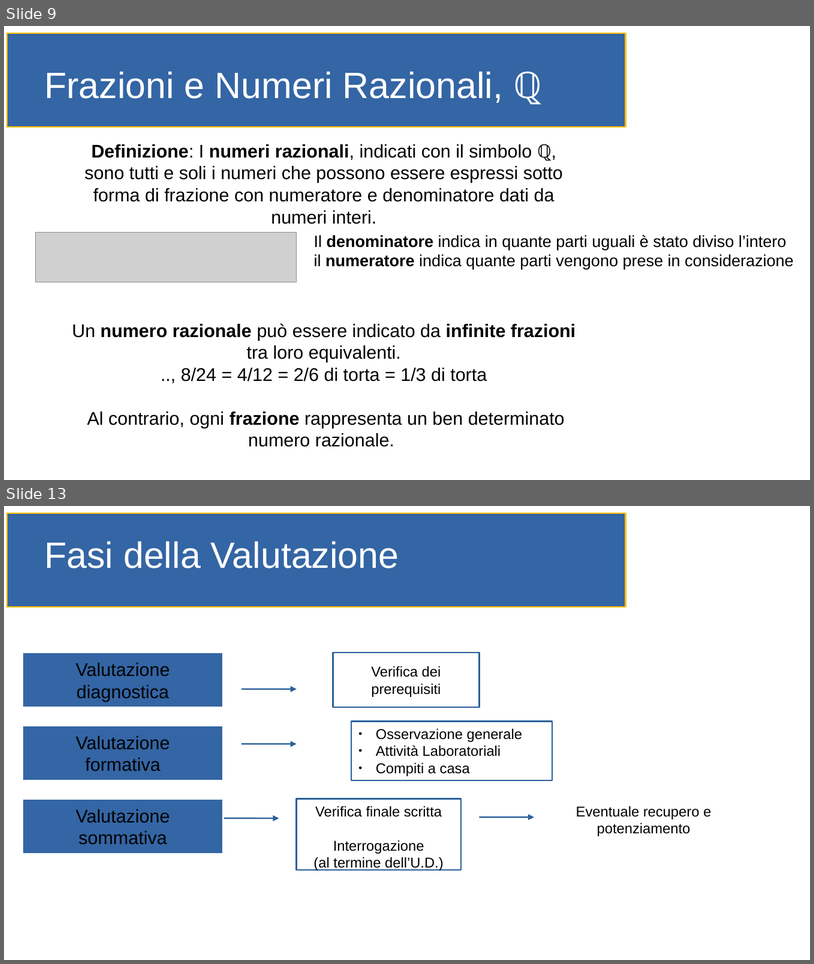
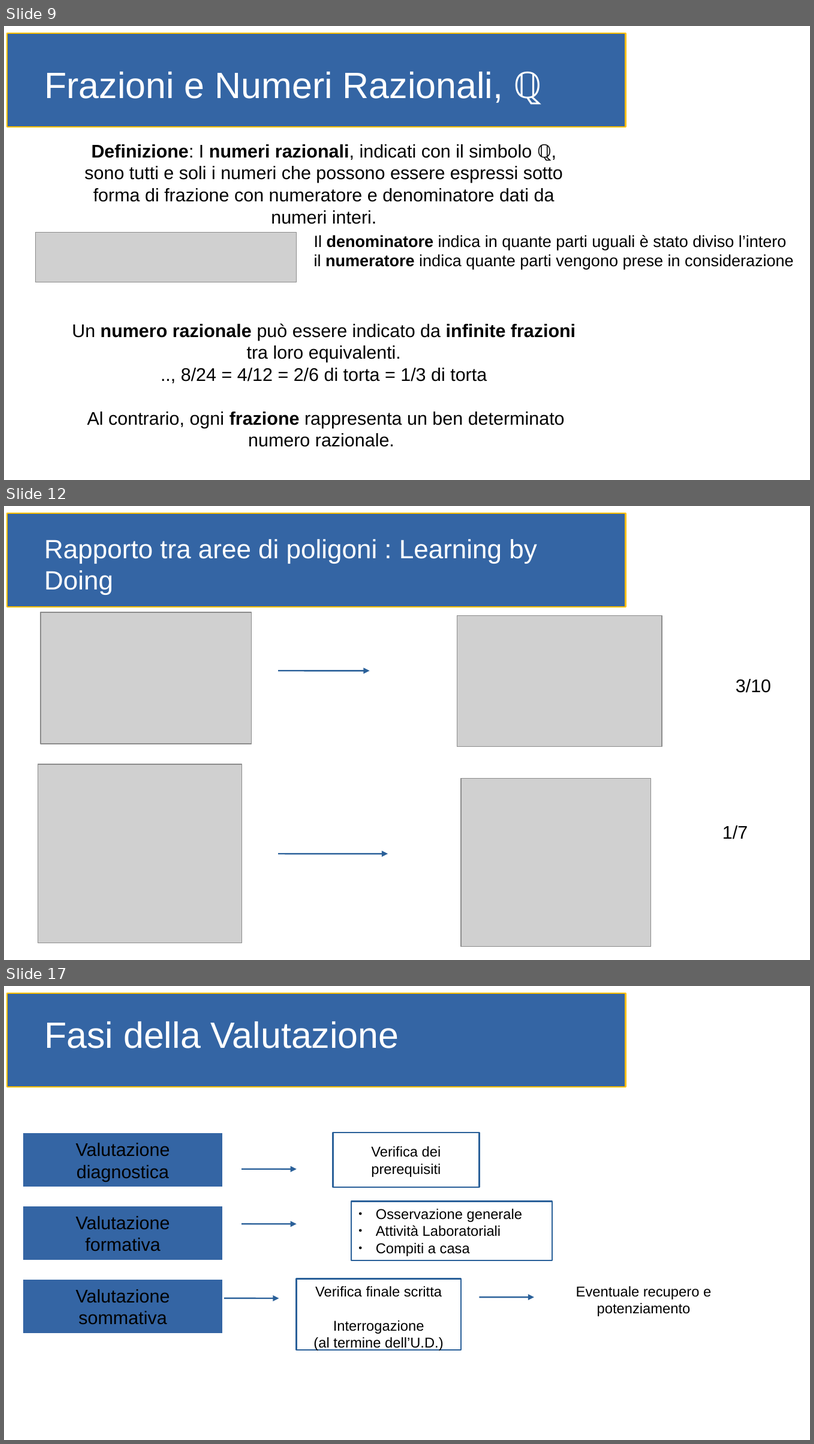
Before and after one commit to gioretikto/gioretikto.github.io, a slide deck: orale.odp. Shown one above the other, each under a label of ours: slides 9 and 13 before the commit, slides 9, 12 and 17 after it; the slides between them are not shown. The pictures are 814x964 and 814x1444 pixels, drawn with LibreOffice and Linux fonts; fonts in the diff are those of the drawing; grey boxes stand for pictures. Boxes give left, top, right and bottom in pixels: in the first picture for what was removed or moved away, otherwise in the second. Text is boxed around its words. In the diff, an @@ line names an element or a change of style, - is before the commit and + after.

```diff
--- a/orale.odp
+++ b/orale.odp
@@ slide 12 added at [4, 506, 810, 960], background #FFFFFF; not listed: 1 template element that a slide beside it also shows @@
@@ title added at [44, 539, 537, 595], 26 pt, text #FFFFFF @@
+Rapporto tra aree di poligoni : Learning by Doing
@@ picture added at [41, 612, 252, 744] @@
@@ picture added at [457, 616, 663, 747] @@
@@ arrow added from (278, 670) to (370, 670), #2A6099 1.42 pt @@
@@ text added at [736, 679, 771, 693], 18 pt, text #000000 @@
+3/10
@@ picture added at [38, 765, 242, 943] @@
@@ picture added at [461, 778, 651, 946] @@
@@ text added at [723, 825, 748, 839], 18 pt, text #000000 @@
+1/7
@@ arrow added from (278, 853) to (388, 853), #2A6099 1.42 pt @@
@@ what was slide 13 is now slide 17 @@
```
Also in this commit, not shown: 5 slides changed, 8 other slides added, 2 slides removed.
